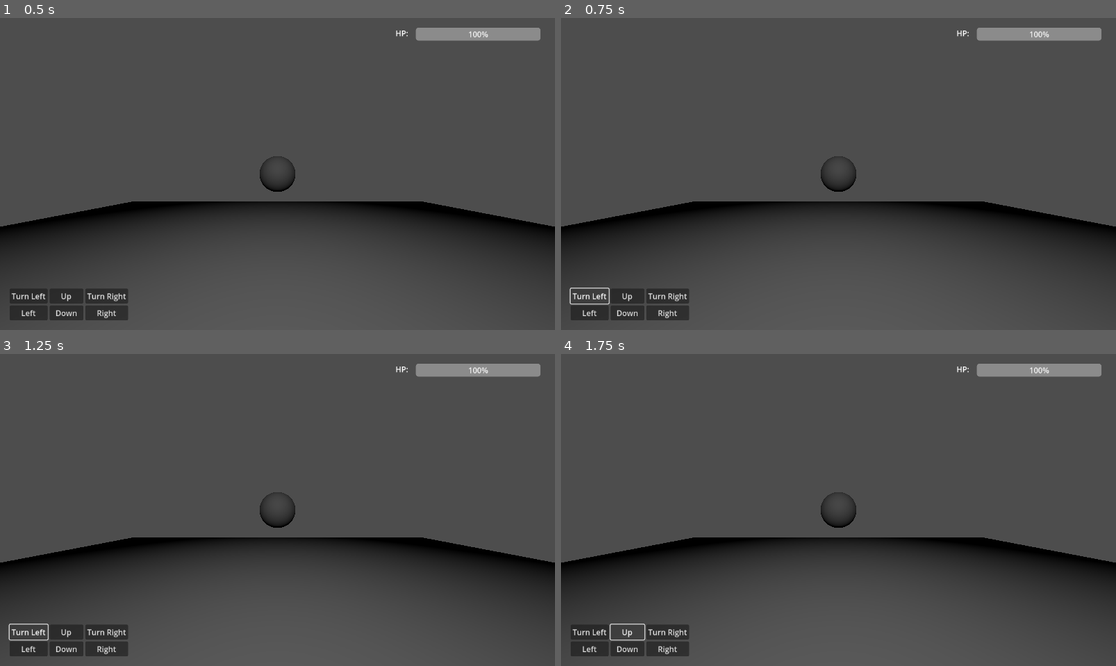
Above: before the commit, frames 1-4 (two rows, left to right).
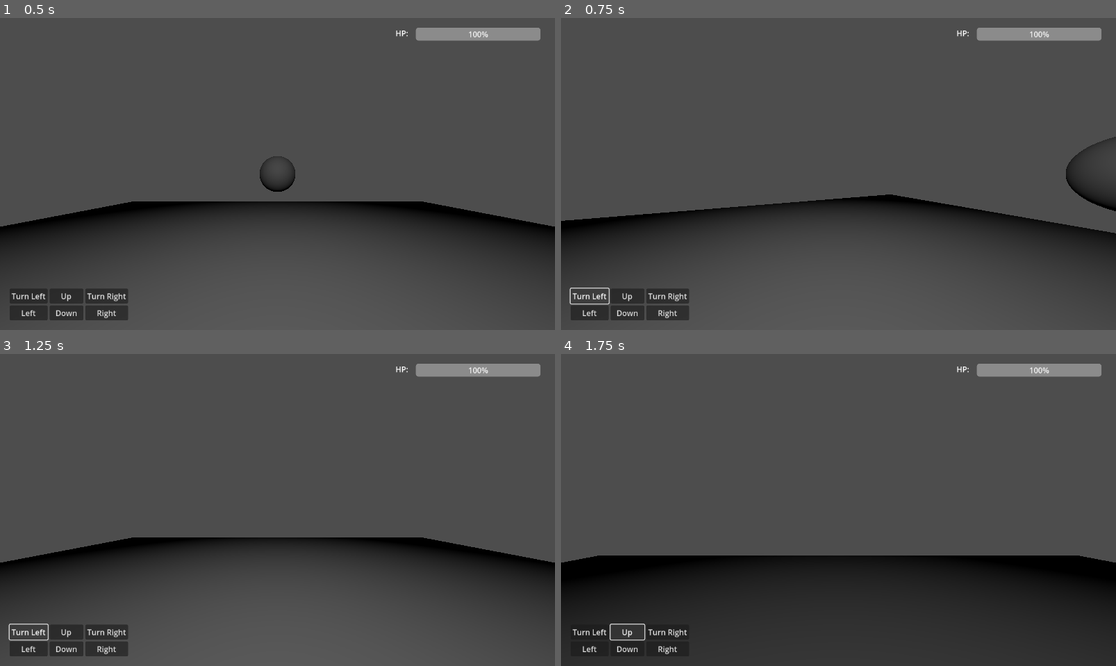
Above: after the commit, the same moments.

Repository: LegandGame/Dungeon-Crawler-Jam-2025
Game: Godot game, scene res://Environment/test_scene.tscn
The game is run twice, just before and just after one commit, with the same random seed, the same clock (stepped at 60 frames per second) and the same inputs.
Inputs:
- Up to frame 1 (0.5 s): no input
- Up to frame 2 (0.75 s): click "Turn Left" at 0.5 s
- Up to frame 3 (1.25 s): no input
- Up to frame 4 (1.75 s): click "Up" at 1.25 s

Frame 1 is identical in both runs. In frame 2, 2.7% of the frame differs, in the area x 0-100%, y 38-70%; in frame 3, 0.3%; in frame 4, 36%, in the area x 0-100%, y 44-100%.

Commit message:
Functional UI ( Movement & HP )

Diff:
--- a/Common/Health Component/health_component.gd
+++ b/Common/Health Component/health_component.gd
@@ -1,18 +1,17 @@
 class_name Health extends Node
 
-@export var maxHealth : int = 10
-var curHealth : int
+var health : int :
+	set(value):
+		health = value
 
 signal health_changed(new_health)
 signal health_empty
 
-func _ready() -> void:
-	curHealth = maxHealth
+func setHealth(newHealth) -> void:
+	health = newHealth
 
 func damage(attack : int) -> void:
-	curHealth -= attack
-	print("DEBUG: ", self, " health changed by ", attack, ", now at ", curHealth)
-	curHealth = clamp(curHealth, 0, maxHealth)
-	health_changed.emit(curHealth)
-	if curHealth <= 0:
+	health -= attack
+	health_changed.emit(health)
+	if health <= 0:
 		health_empty.emit()
--- a/Entites/player/player.gd
+++ b/Entites/player/player.gd
@@ -1,6 +1,8 @@
 class_name Player extends Node3D
 
 const TRAVEL_TIME := 0.3
+const MAX_HP = 40
+const TILEWIDTH = 2
 
 @onready var rayFront : RayCast3D = $RayCastFront
 @onready var rayBack : RayCast3D = $RayCastBack
@@ -10,11 +12,15 @@
 @onready var health : Health = $Health
 
 var tween
+var speed:int = 1
 signal player_step
+signal player_HealthChange
 
 func _ready() -> void:
 	# connect all signals here
-	hurtBox.connect("hurt", health.damage)
+	hurtBox.connect("hurt", takeDamage)
+
+	health.setHealth(MAX_HP)
 	health.connect("health_empty", game_over)
 
 func _physics_process(_delta: float) -> void:
@@ -23,32 +29,58 @@
 		if tween.is_running():
 			return
 	# movement
-	if Input.is_action_pressed("move_forward") and not rayFront.is_colliding():
-		tween = create_tween()
-		tween.tween_property(self, "transform", transform.translated_local(Vector3.FORWARD * 2), TRAVEL_TIME)
-		player_step.emit()
-	if Input.is_action_pressed("move_back") and not rayBack.is_colliding():
-		tween = create_tween()
-		tween.tween_property(self, "transform", transform.translated_local(Vector3.BACK * 2), TRAVEL_TIME)
-		player_step.emit()
-	if Input.is_action_pressed("strafe_left") and not rayLeft.is_colliding():
-		tween = create_tween()
-		tween.tween_property(self, "transform", transform.translated_local(Vector3.LEFT * 2), TRAVEL_TIME)
-		player_step.emit()
-	if Input.is_action_pressed("strafe_right") and not rayRight.is_colliding():
-		tween = create_tween()
-		tween.tween_property(self, "transform", transform.translated_local(Vector3.RIGHT * 2), TRAVEL_TIME)
-		player_step.emit()
+	if Input.is_action_pressed("move_forward") :
+		moveForward()
+	if Input.is_action_pressed("move_back"):
+		moveBack()
+	if Input.is_action_pressed("strafe_left"):
+		moveLeft()
+	if Input.is_action_pressed("strafe_right"):
+		moveRight()
 	# rotation
 	if Input.is_action_pressed("turn_clock"):
-		tween = create_tween()
-		tween.tween_property(self, "transform", transform.rotated_local(Vector3.UP, -PI/2), TRAVEL_TIME)
+		rotateRight()
 	if Input.is_action_pressed("turn_counter"):
-		tween = create_tween()
-		tween.tween_property(self, "transform", transform.rotated_local(Vector3.UP, PI/2), TRAVEL_TIME)
+		rotateLeft()
 	# wait
 	if Input.is_action_pressed("wait"):
 		player_step.emit()
 
+func takeDamage(damage :int) -> void:
+	health.damage(damage)
+	player_HealthChange.emit(MAX_HP,health.health)
+
+func moveForward() -> void:
+	if not rayFront.is_colliding():
+		tween = create_tween()
+		tween.tween_property(self, "transform", transform.translated_local(Vector3.FORWARD * speed * TILEWIDTH), TRAVEL_TIME)
+		player_step.emit()
+
+func moveBack() -> void:
+	if not rayBack.is_colliding():
+		tween = create_tween()
+		tween.tween_property(self, "transform", transform.translated_local(Vector3.BACK * speed * TILEWIDTH), TRAVEL_TIME)
+		player_step.emit()
+
+func moveLeft() -> void:
+	if not rayLeft.is_colliding():
+		tween = create_tween()
+		tween.tween_property(self, "transform", transform.translated_local(Vector3.LEFT * speed * TILEWIDTH), TRAVEL_TIME)
+		player_step.emit()
+
+func moveRight() -> void:
+	if not rayRight.is_colliding():
+		tween = create_tween()
+		tween.tween_property(self, "transform", transform.translated_local(Vector3.RIGHT * speed * TILEWIDTH), TRAVEL_TIME)
+		player_step.emit()
+
+func rotateLeft() -> void:
+	tween = create_tween()
+	tween.tween_property(self, "transform", transform.rotated_local(Vector3.UP, PI/2), TRAVEL_TIME)
+
+func rotateRight() -> void:
+	tween = create_tween()
+	tween.tween_property(self, "transform", transform.rotated_local(Vector3.UP, -PI/2), TRAVEL_TIME)
+
 func game_over() -> void:
 	print("GAME OVER!")
--- a/Entites/player/player.tscn
+++ b/Entites/player/player.tscn
@@ -1,13 +1,14 @@
 [gd_scene load_steps=5 format=3 uid="uid://sdyq6qh25kh"]
 
-[ext_resource type="Script" uid="uid://dgwt86b6f81mk" path="res://Entites/player/player.gd" id="1_ra8ty"]
 [ext_resource type="Script" uid="uid://c5snw17oe722c" path="res://Common/Health Component/health_component.gd" id="3_37ufg"]
 [ext_resource type="Script" uid="uid://dnf2o5uulaeks" path="res://Common/Hurtbox Component/hurtbox_component.gd" id="3_ty0ra"]
+
+[sub_resource type="GDScript" id="GDScript_jjud8"]
 
 [sub_resource type="BoxShape3D" id="BoxShape3D_37ufg"]
 
 [node name="player" type="Node3D" groups=["player"]]
-script = ExtResource("1_ra8ty")
+script = SubResource("GDScript_jjud8")
 
 [node name="Camera3D" type="Camera3D" parent="."]
 current = true
--- /dev/null
+++ b/Environment/hp_bar.gd
@@ -0,0 +1,12 @@
+extends ProgressBar
+
+@onready var progress_bar = $"."
+
+func update_with_tween(maxHP:int,newHP:int):
+	var tween = create_tween()
+
+	var hpPercent :float
+	hpPercent = float(newHP)/float(maxHP) *100.0
+
+	tween.tween_property(progress_bar, "value", hpPercent, 0.5)
+	tween.play()
--- /dev/null
+++ b/Environment/movement_ui.gd
@@ -0,0 +1,30 @@
+extends GridContainer
+
+signal movement_UI_Pressed_U
+signal movement_UI_Pressed_D
+signal movement_UI_Pressed_L
+signal movement_UI_Pressed_R
+signal movement_UI_Pressed_rL
+signal movement_UI_Pressed_rR
+
+func _ready():
+	# Connect to the "pressed" signal of the button
+	$Turn_L.pressed.connect(turnL_button_pressed)
+	$Up.pressed.connect(up_button_pressed)
+	$Turn_R.pressed.connect(turnR_button_pressed)
+	$Left.pressed.connect(left_button_pressed)
+	$Down.pressed.connect(down_button_pressed)
+	$Right.pressed.connect(right_button_pressed)
+
+func turnL_button_pressed():
+	movement_UI_Pressed_rL.emit()
+func up_button_pressed():
+	movement_UI_Pressed_U.emit()
+func turnR_button_pressed():
+	movement_UI_Pressed_rR.emit()
+func left_button_pressed():
+	movement_UI_Pressed_L.emit()
+func down_button_pressed():
+	movement_UI_Pressed_D.emit()
+func right_button_pressed():
+	movement_UI_Pressed_R.emit()
--- /dev/null
+++ b/Environment/test_scene.gd
@@ -0,0 +1,10 @@
+extends Node3D
+
+func _ready():
+	$player.player_HealthChange.connect($"HUD/HP UI/HP Bar".update_with_tween)
+	$"HUD/Movement UI".movement_UI_Pressed_D.connect($player.moveBack)
+	$"HUD/Movement UI".movement_UI_Pressed_U.connect($player.moveForward)
+	$"HUD/Movement UI".movement_UI_Pressed_L.connect($player.moveLeft)
+	$"HUD/Movement UI".movement_UI_Pressed_R.connect($player.moveRight)
+	$"HUD/Movement UI".movement_UI_Pressed_rL.connect($player.rotateLeft)
+	$"HUD/Movement UI".movement_UI_Pressed_rR.connect($player.rotateRight)
--- a/Environment/test_scene.tscn
+++ b/Environment/test_scene.tscn
@@ -1,8 +1,12 @@
-[gd_scene load_steps=8 format=3 uid="uid://lfwam0gb06br"]
+[gd_scene load_steps=12 format=3 uid="uid://lfwam0gb06br"]
 
-[ext_resource type="PackedScene" uid="uid://sdyq6qh25kh" path="res://Entites/player/player.tscn" id="1_c06ff"]
+[ext_resource type="PackedScene" uid="uid://sdyq6qh25kh" path="res://Entites/Player/player.tscn" id="1_c06ff"]
+[ext_resource type="Script" uid="uid://c31kh8h8m8ftc" path="res://Environment/test_scene.gd" id="1_v1n0n"]
 [ext_resource type="Script" uid="uid://b5u1gexby67pj" path="res://Common/Hitbox Component/hitbox_component.gd" id="3_1ctfe"]
+[ext_resource type="Script" uid="uid://dgwt86b6f81mk" path="res://Entites/Player/player.gd" id="3_gbb08"]
 [ext_resource type="PackedScene" uid="uid://c1r5j1f33knm" path="res://Entites/Hostage/hostage.tscn" id="3_gbjsn"]
+[ext_resource type="Script" uid="uid://brwgb3jucspw5" path="res://Environment/hp_bar.gd" id="4_1ctfe"]
+[ext_resource type="Script" uid="uid://thhhk4qd7l8b" path="res://Environment/movement_ui.gd" id="5_gqipa"]
 
 [sub_resource type="BoxMesh" id="BoxMesh_p6cpw"]
 size = Vector3(10, 0.1, 10)
@@ -15,6 +19,7 @@
 [sub_resource type="SphereMesh" id="SphereMesh_de3vn"]
 
 [node name="Test Scene" type="Node3D"]
+script = ExtResource("1_v1n0n")
 
 [node name="Floor" type="StaticBody3D" parent="."]
 
@@ -26,6 +31,7 @@
 
 [node name="player" parent="." instance=ExtResource("1_c06ff")]
 transform = Transform3D(1, 0, 0, 0, 1, 0, 0, 0, 1, 0, 1, 0)
+script = ExtResource("3_gbb08")
 
 [node name="OmniLight3D" type="OmniLight3D" parent="."]
 transform = Transform3D(1, 0, 0, 0, 1, 0, 0, 0, 1, 0, 2.51503, 0)
@@ -49,15 +55,16 @@
 [node name="HUD" type="CanvasLayer" parent="."]
 
 [node name="Movement UI" type="GridContainer" parent="HUD"]
-anchors_preset = -1
+anchors_preset = 2
 anchor_top = 1.0
 anchor_bottom = 1.0
 offset_left = 20.0
 offset_bottom = -20.0
 grow_vertical = 0
 columns = 3
+script = ExtResource("5_gqipa")
 
-[node name="Turn L" type="Button" parent="HUD/Movement UI"]
+[node name="Turn_L" type="Button" parent="HUD/Movement UI"]
 layout_mode = 2
 action_mode = 0
 text = "Turn Left"
@@ -68,7 +75,7 @@
 action_mode = 0
 text = "  Up  "
 
-[node name="Turn R" type="Button" parent="HUD/Movement UI"]
+[node name="Turn_R" type="Button" parent="HUD/Movement UI"]
 layout_mode = 2
 action_mode = 0
 text = "Turn Right"
@@ -108,5 +115,6 @@
 [node name="HP Bar" type="ProgressBar" parent="HUD/HP UI"]
 layout_mode = 2
 tooltip_text = "Hp:"
-step = 2.0
+step = 1.0
 value = 100.0
+script = ExtResource("4_1ctfe")
Not shown, added: Environment/hp_bar.gd.uid
Not shown, added: Environment/movement_ui.gd.uid
Not shown, added: Environment/test_scene.gd.uid
